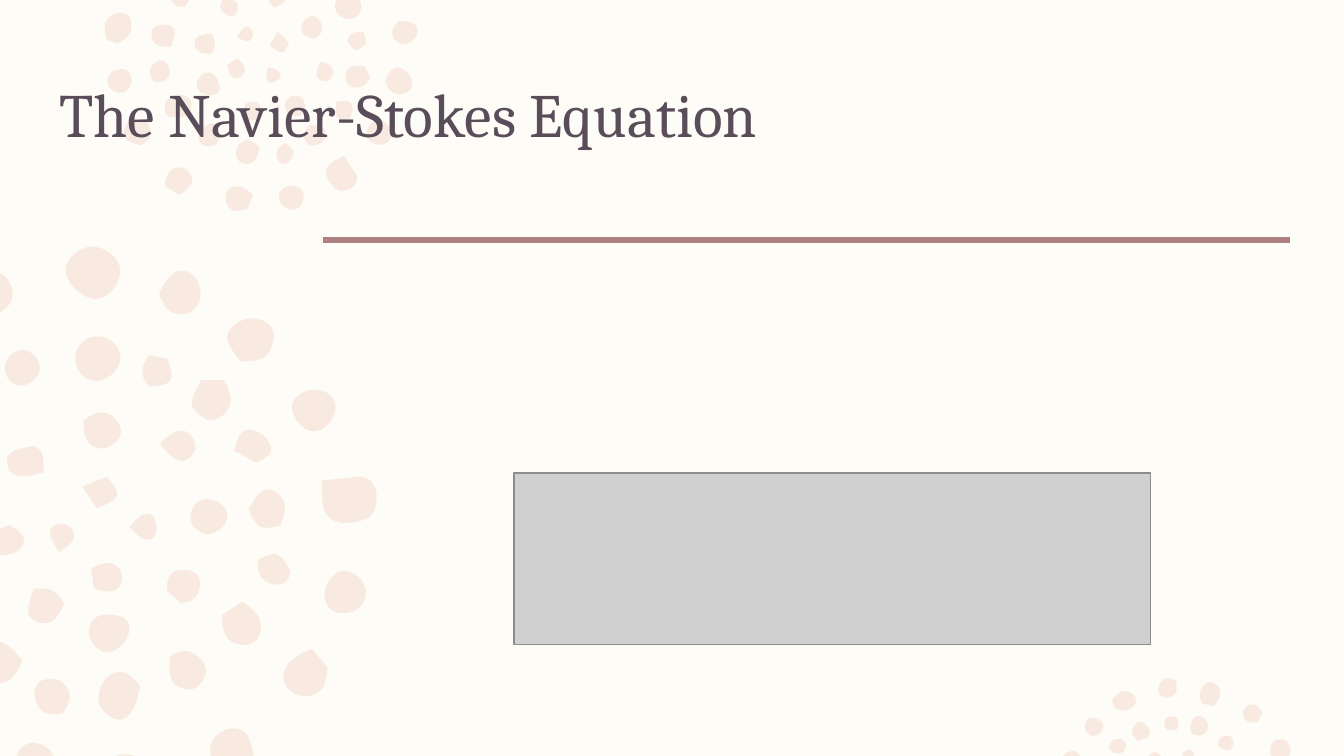
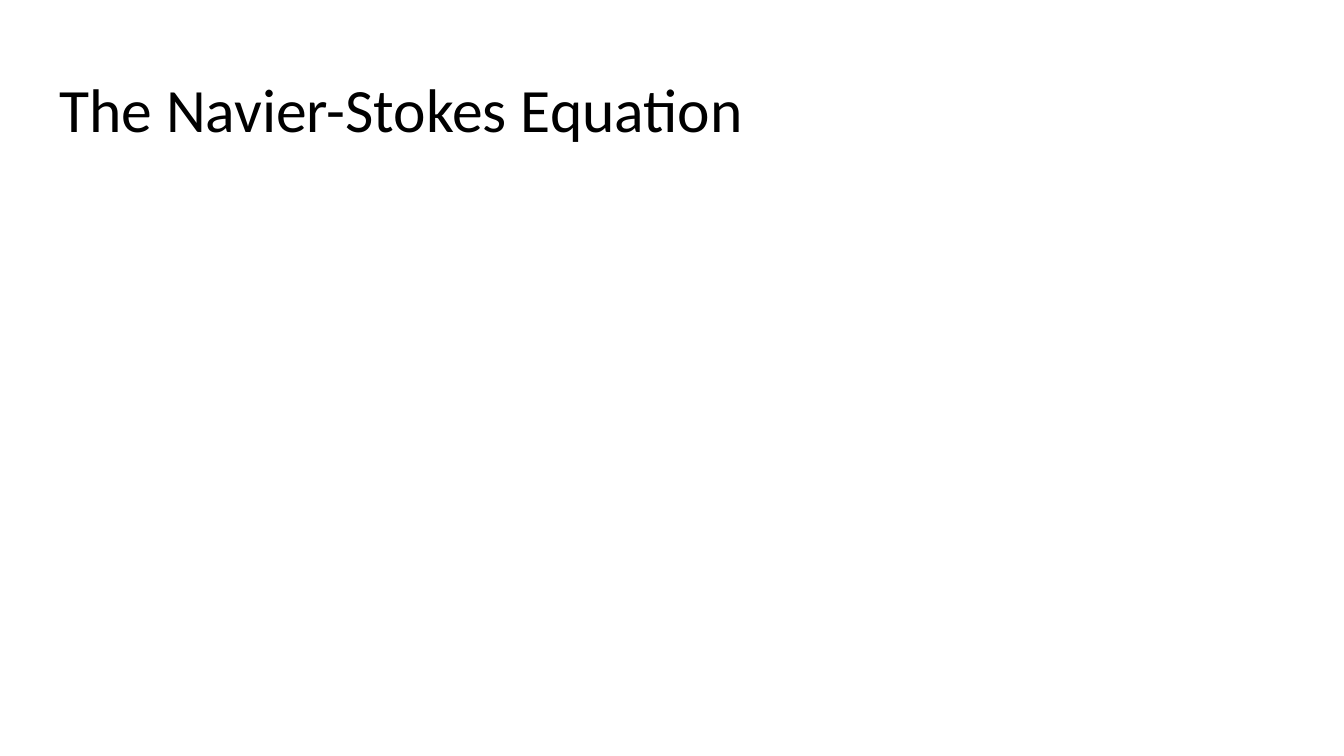
Before and after one commit to andrew-pa/fluidynm, a slide deck: slide 2 of Navier Stokes Presentation.pptx. Drawn at 1344x756 pixels with LibreOffice and Linux fonts; fonts in the diff are those of the drawing; grey boxes stand for pictures. Boxes give left, top, right and bottom in pixels: in the first picture for what was removed or moved away, otherwise in the second. Text is boxed around its words. In the diff, an @@ line names an element or a change of style, - is before the commit and + after.

```diff
--- a/Navier Stokes Presentation.pptx
+++ b/Navier Stokes Presentation.pptx
@@ background #FEFCF7 to #FFFFFF @@
@@ freeform shape removed at (0,0,1292,756) @@
@@ title "The Navier-Stokes Equation" at (59,89,743,142): font Cambria to Calibri, text colour #5A4D5A to #000000; line spacing 0.99 to 0.9 @@
@@ line removed from (324, 239) to (1290, 239) @@
@@ picture removed at (513,473,1149,644) @@
```
Also in this commit, not shown: 6 other slides changed, 3 slides added, 2 slides removed, 1 other file.
